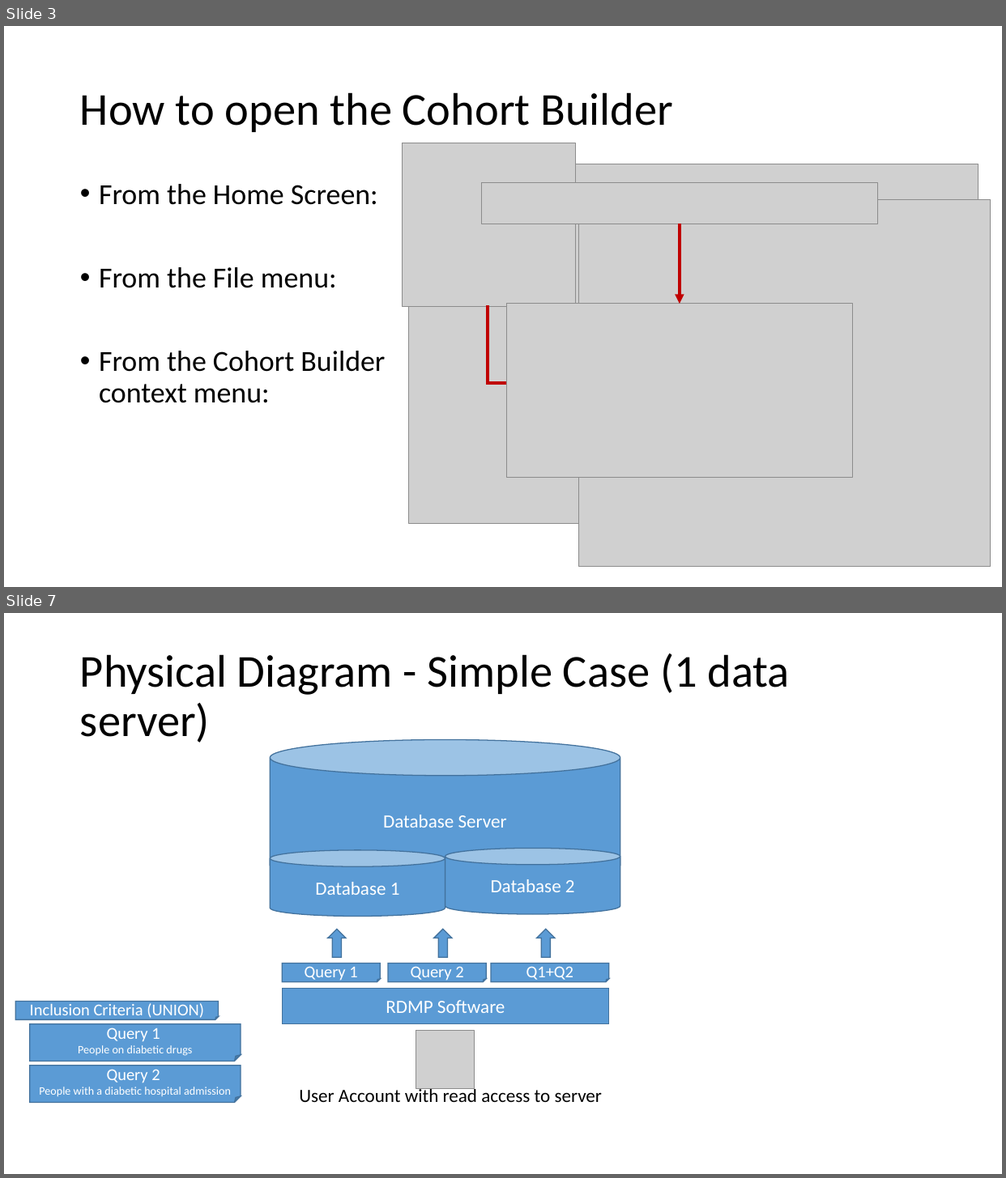
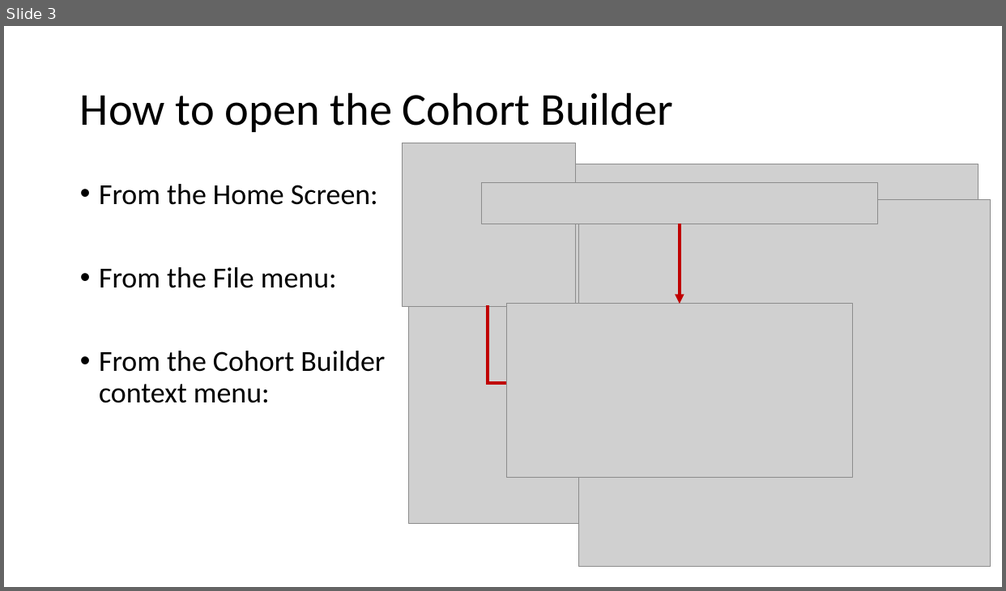
Before and after one commit to HicServices/RDMP, a slide deck: Documentation/Training/CohortBuilder.pptx. Shown one above the other, each under a label of ours: slides 3 and 7 before the commit, slide 3 after it; the slides between them are not shown. The pictures are 1006x1178 and 1006x591 pixels, drawn with LibreOffice and Linux fonts; fonts in the diff are those of the drawing; grey boxes stand for pictures. Boxes give left, top, right and bottom in pixels: in the first picture for what was removed or moved away, otherwise in the second. Text is boxed around its words. In the diff, an @@ line names an element or a change of style, - is before the commit and + after.

```diff
--- a/Documentation/Training/CohortBuilder.pptx
+++ b/Documentation/Training/CohortBuilder.pptx
@@ slide 7 removed at (4,613,1002,1174), background #FFFFFF @@
@@ title removed at (80,653,789,743) @@
-Physical Diagram - Simple Case (1 data server)
@@ cylinder removed at (270,739,620,884) @@
-Database Server
@@ cylinder removed at (270,850,445,916) @@
-Database 1
@@ cylinder removed at (445,848,620,914) @@
-Database 2
@@ left arrow removed at (328,929,346,957) @@
@@ left arrow removed at (434,929,452,957) @@
@@ left arrow removed at (537,929,555,957) @@
@@ folded corner removed at (282,964,380,982) @@
-Query 1
@@ folded corner removed at (388,964,486,982) @@
-Query 2
@@ folded corner removed at (491,964,609,982) @@
-Q1+Q2
@@ rectangle removed at (282,989,609,1024) @@
-RDMP Software
@@ folded corner removed at (16,1002,219,1020) @@
-Inclusion Criteria (UNION)
@@ folded corner removed at (29,1024,241,1063) @@
-Query 1
-People on diabetic drugs
@@ picture removed at (415,1031,474,1089) @@
@@ folded corner removed at (29,1066,241,1103) @@
-Query 2
-People with a diabetic hospital admission
@@ text removed at (299,1087,602,1102) @@
-User Account with read access to server
```
Also in this commit, not shown: 2 slides changed, 5 slides added, 12 other slides removed.
